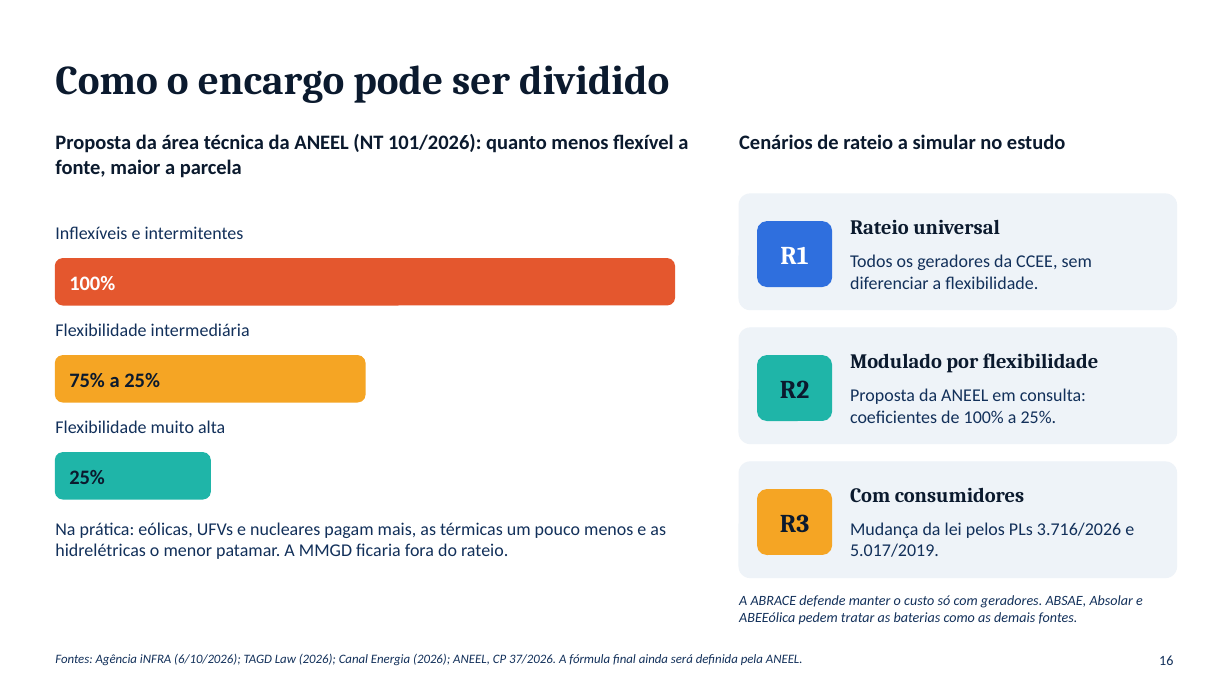
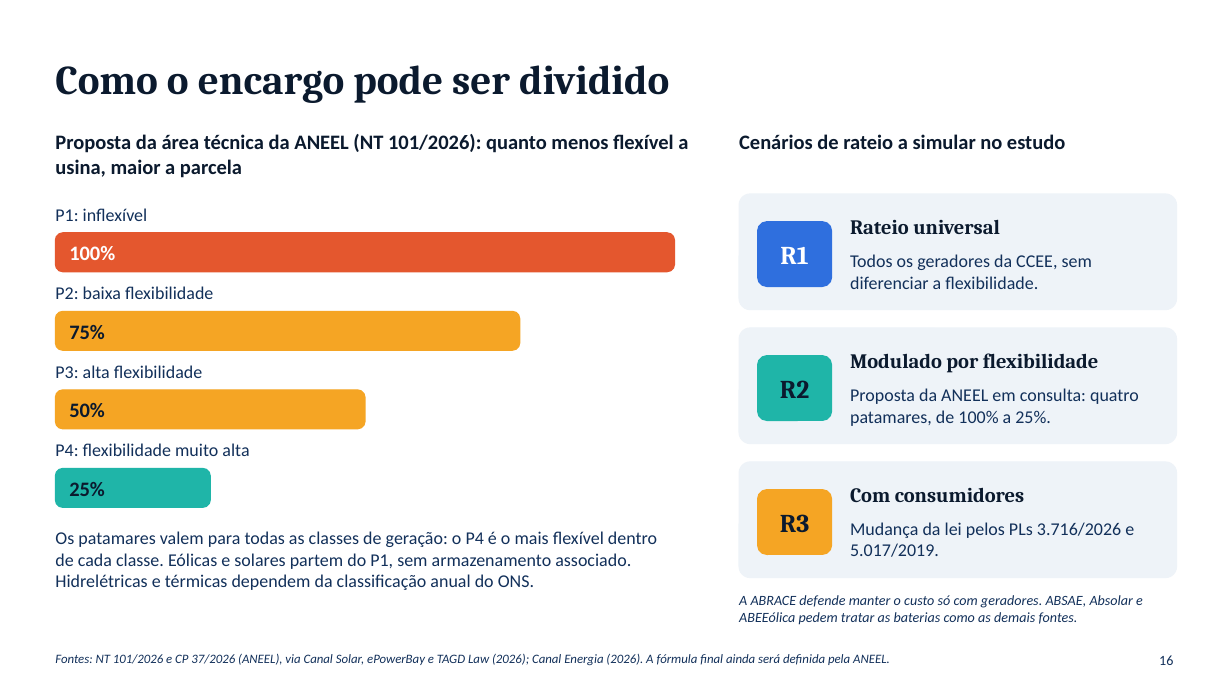
Before and after one commit to RonaldoSouza74/Instituto-de-Economia, a slide deck: slide 16 of Baterias_SIN_Economia_Setor_Eletrico_I.pptx. Drawn at 1232x693 pixels with LibreOffice and Linux fonts; fonts in the diff are those of the drawing. Boxes give left, top, right and bottom in pixels: in the first picture for what was removed or moved away, otherwise in the second. Text is boxed around its words. In the diff, an @@ line names an element or a change of style, - is before the commit and + after.

```diff
--- a/Baterias_SIN_Economia_Setor_Eletrico_I.pptx
+++ b/Baterias_SIN_Economia_Setor_Eletrico_I.pptx
@@ text at bbox=[55, 134, 688, 178]: text changed @@
-Proposta da área técnica da ANEEL (NT 101/2026): quanto menos flexível a fonte, maior a parcela
+Proposta da área técnica da ANEEL (NT 101/2026): quanto menos flexível a usina, maior a parcela
@@ text added at bbox=[55, 208, 148, 221], 14 pt, text #12305A @@
+P1: inflexível
@@ rounded rectangle: place and size @@
-rounded rectangle at bbox=[55, 259, 675, 305]
+rounded rectangle at bbox=[55, 233, 675, 272]
@@ text removed at bbox=[55, 226, 244, 239] @@
-Inflexíveis e intermitentes
@@ text "100%": place and size @@
-text "100%" at bbox=[69, 276, 115, 290]
+text "100%" at bbox=[69, 246, 115, 260]
@@ text at bbox=[55, 286, 213, 299]: text changed @@
-Flexibilidade intermediária
+P2: baixa flexibilidade
@@ rounded rectangle added at bbox=[55, 311, 520, 350], fill #F5A524, outline #F5A524 1 pt @@
@@ text at bbox=[69, 325, 105, 339]: text changed @@
-75% a 25%
+75%
@@ text added at bbox=[55, 365, 202, 378], 14 pt, text #12305A @@
+P3: alta flexibilidade
@@ text at bbox=[850, 388, 1139, 426]: text changed @@
-Proposta da ANEEL em consulta: coeficientes de 100% a 25%.
+Proposta da ANEEL em consulta: quatro patamares, de 100% a 25%.
@@ proportions changed in 3 elements at bbox=[55, 469, 211, 507], bbox=[55, 233, 675, 272], bbox=[55, 390, 365, 429] @@
@@ rounded rectangle: place and size @@
-rounded rectangle at bbox=[55, 356, 365, 402]
+rounded rectangle at bbox=[55, 390, 365, 429]
@@ text added at bbox=[69, 403, 105, 417], 16 pt, text #0B1A2E, bold @@
+50%
@@ text at bbox=[55, 443, 249, 456]: text changed @@
-Flexibilidade muito alta
+P4: flexibilidade muito alta
@@ rounded rectangle: place and size @@
-rounded rectangle at bbox=[55, 453, 211, 499]
+rounded rectangle at bbox=[55, 469, 211, 507]
@@ text "25%": place and size @@
-text "25%" at bbox=[69, 470, 105, 484]
+text "25%" at bbox=[69, 482, 105, 496]
@@ text removed at bbox=[55, 522, 666, 559] @@
-Na prática: eólicas, UFVs e nucleares pagam mais, as térmicas um pouco menos e as hidrelétricas o menor patamar. A MMGD ficaria fora do rateio.
@@ text added at bbox=[55, 531, 657, 590], 14 pt, text #12305A @@
+Os patamares valem para todas as classes de geração: o P4 é o mais flexível dentro de cada classe. Eólicas e solares partem do P1, sem armazenamento associado. Hidrelétricas e térmicas dependem da classificação anual do ONS.
@@ text at bbox=[55, 654, 890, 666]: text changed @@
-Fontes: Agência iNFRA (6/10/2026); TAGD Law (2026); Canal Energia (2026); ANEEL, CP 37/2026. A fórmula final ainda será definida pela ANEEL.
+Fontes: NT 101/2026 e CP 37/2026 (ANEEL), via Canal Solar, ePowerBay e TAGD Law (2026); Canal Energia (2026). A fórmula final ainda será definida pela ANEEL.
```
Also in this commit, not shown: 2 other slides changed.
